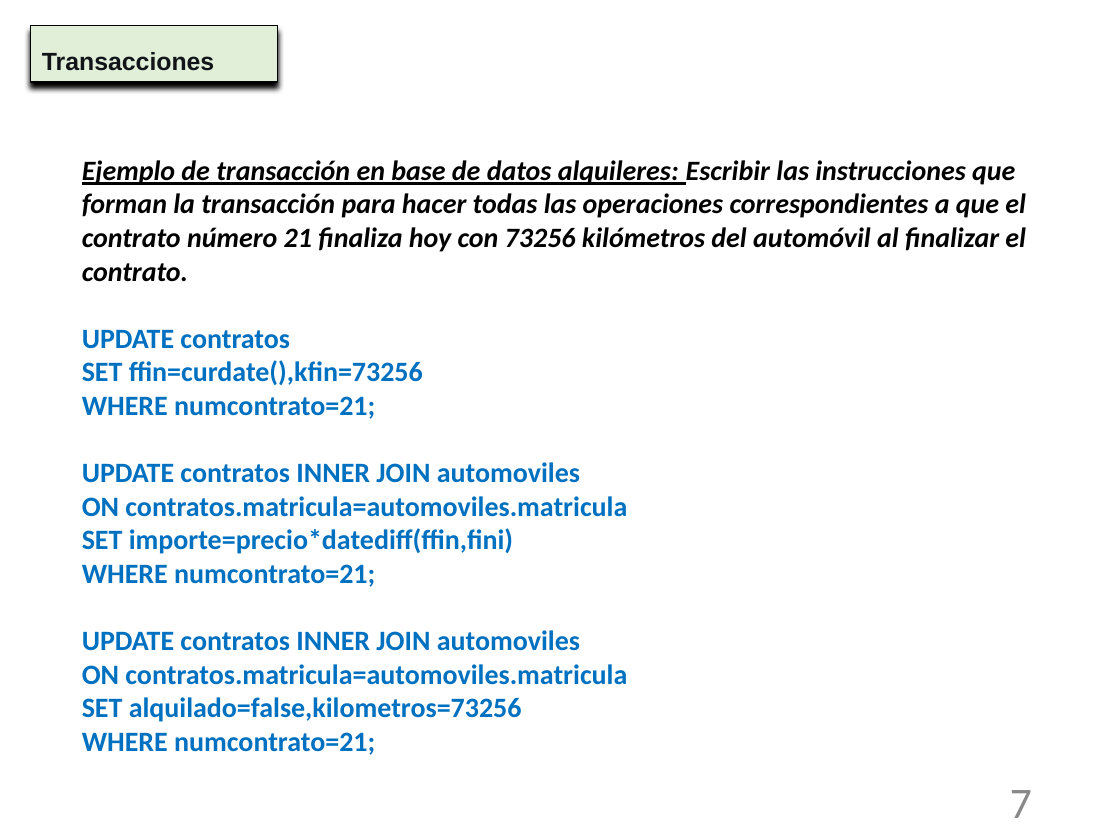
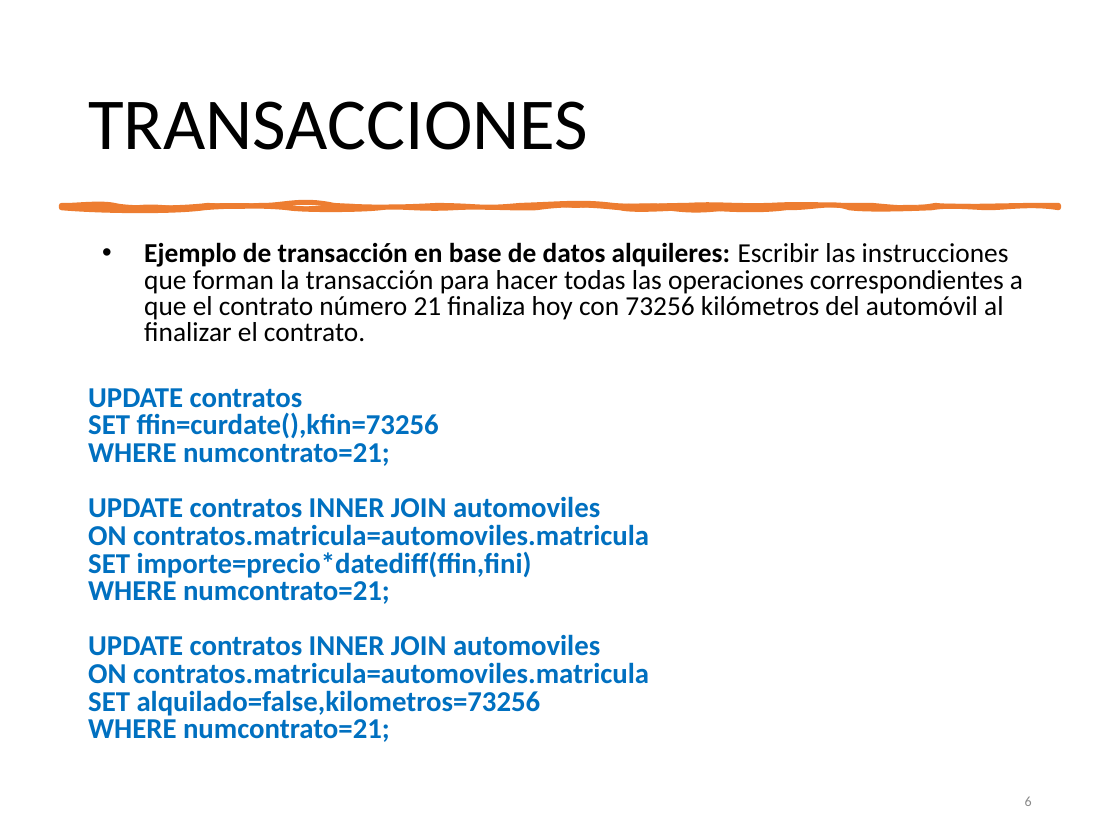
Before and after one commit to NuriaCelis/GBD2324, a slide deck: slide 6 of Tema5/Unidad_7_4-Transacciones.pptx (slide 7 before the commit). Drawn at 1120x840 pixels with LibreOffice and Linux fonts; fonts in the diff are those of the drawing. Boxes give left, top, right and bottom in pixels: in the first picture for what was removed or moved away, otherwise in the second. Text is boxed around its words. In the diff, an @@ line names an element or a change of style, - is before the commit and + after.

```diff
--- a/Tema5/Unidad_7_4-Transacciones.pptx
+++ b/Tema5/Unidad_7_4-Transacciones.pptx
@@ title "TRANSACCIONES": place and size @@
-title "TRANSACCIONES" at box(30, 26, 278, 82)
+title "TRANSACCIONES" at box(88, 101, 588, 150)
@@ title "TRANSACCIONES" at box(88, 101, 588, 150): vertical alignment top to middle; fill #E1EFD8 to none; outline #000000 0.75 pt to none; shadow off @@
@@ title at box(88, 101, 588, 150): text changed; size 16 to 47 pt; font Arial to Calibri; text colour #11151A to #000000; bold off @@
-Transacciones
+TRANSACCIONES
@@ freeform shape added at box(62, 205, 1058, 207), fill #ED7D31, outline #ED7D31 3.25 pt @@
@@ text "Ejemplo de transacción en base ...": place and size @@
-text "Ejemplo de transacción en base ..." at box(82, 160, 1026, 755)
+text "Ejemplo de transacción en base ..." at box(88, 242, 1023, 742)
@@ text "Ejemplo de transacción en base ..." at box(88, 242, 1023, 742): size 18 to 17.6 pt, italic off, underline off in "Ejemplo de transacción en base de datos ..."; bold off in "Escribir las instrucciones que forman la transacción ..."; size 18 to 18.5 pt in "UPDATE contratos", "SET ffin=curdate(),kfin=73256", "WHERE numcontrato=21;", "UPDATE contratos INNER JOIN automoviles" and 7 more places; bullet none to •; line spacing 1 to 0.8; more space between paragraphs @@
@@ page number at box(1025, 796, 1032, 806): text changed; size 28 to 9 pt @@
-7
+6
```
Also in this commit, not shown: 12 other slides changed, 1 slide removed, 1 other file.
